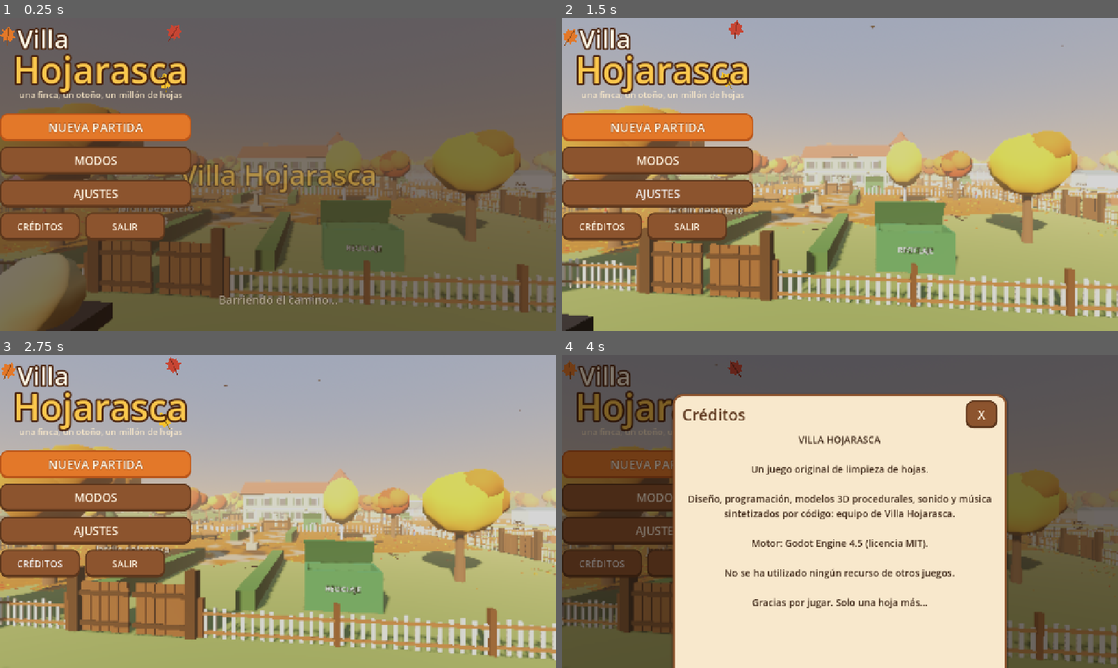
Above: before the commit, frames 1-4 (two rows, left to right).
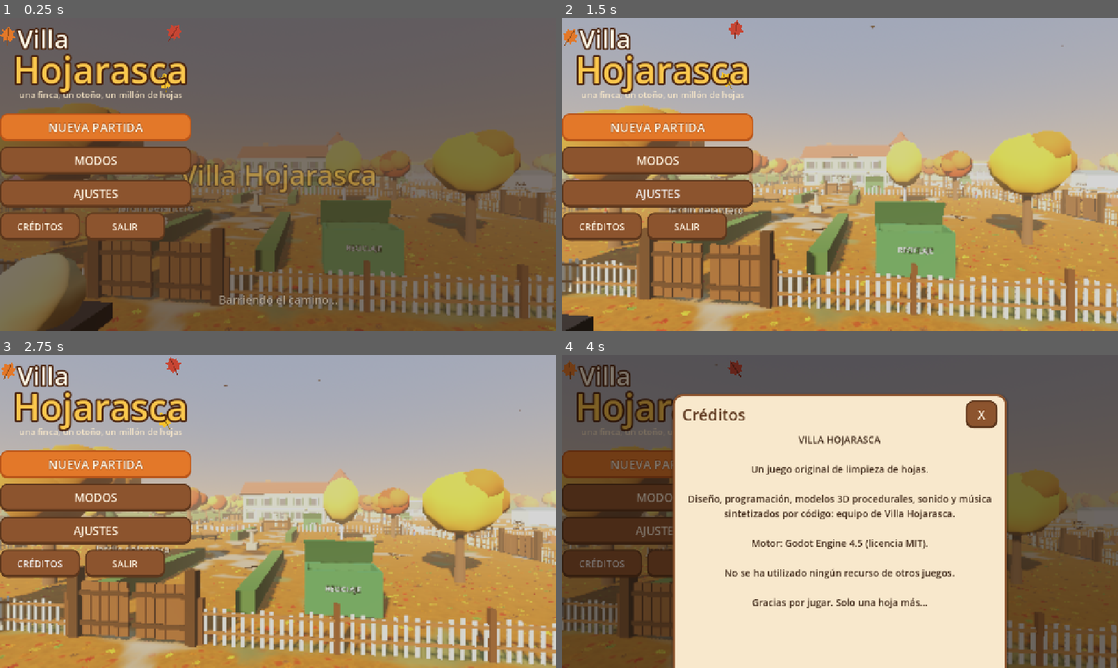
Above: after the commit, the same moments.

Repository: juanyamels-eng/simulacion-hojas
Game: Godot game, scene res://scenes/main.tscn
The game is run twice, just before and just after one commit, with the same random seed, the same clock (stepped at 60 frames per second) and the same inputs.
Inputs (mouse positions are in pixels of both pictures, inside the frame that each line leads up to):
- Up to frame 1 (0.25 s): no input
- Up to frame 2 (1.5 s): tap Enter at 0.5 s; move the mouse to (962, 158) at 0.52 s; hold D 0.53-1.25 s; tap E at 0.6 s; click (962, 158) at 0.67 s; tap Space at 0.77 s; drag from (728, 190) to (812, 237) at 1.27 s
- Up to frame 3 (2.75 s): move the mouse to (333, 442) at 2.02 s; hold D from 2.03 s (still down); tap Tab at 2.1 s
- Up to frame 4 (4 s): release D at 2.75 s; drag from (812, 574) to (673, 464) at 2.77 s; move the mouse to (1006, 558) at 3.52 s; hold A from 3.53 s (still down); tap 2 at 3.6 s; tap Space at 3.77 s

The runs differ from the first frame. In frame 1, 1.9% of the frame differs, in the area x 2-100%, y 50-100%; in frame 2, 19%; in frame 3, 19%, in the area x 0-100%, y 42-100%; in frame 4, 0.7%.

Commit message:
QA visual y ajustes: densidad de hojas, terreno exterior, robot Brizna, HUD compacto
- Corrige el plano exterior que tapaba el suelo de la Entrada (las hojas quedaban ocultas)
- Más hojas en la Entrada con valor ajustado; distribución más uniforme
- Robot Brizna funcional (mejora de automatización)
- Cronómetro del contrarreloj, volver al menú vuelve a la campaña
- HUD inferior compacto y rastrillo con más alcance visible
- Postales recolocadas fuera de objetos sólidos
- Pruebas: 42 comprobaciones, límite de espera para no colgarse

Co-Authored-By: Claude Opus 5.5 <noreply@anthropic.com>
Claude-Session: https://claude.ai/code/session_013Wu7zQtcXeDcr3xz1pviqF

Diff:
--- a/scripts/data/game_data.gd
+++ b/scripts/data/game_data.gd
@@ -88,7 +88,7 @@
 	"rake_grip": {"cat": "rake", "name": "Adherencia", "desc": "Menos hojas se escapan entre las púas.", "requires": "tool_rake",
 		"costs": [350, 1800, 6000], "values": [0.7, 0.8, 0.9, 0.97], "fmt": "pct"},
 	"rake_reach": {"cat": "rake", "name": "Mango largo", "desc": "Alcance del rastrillo.", "requires": "tool_rake",
-		"costs": [300, 1400, 4500], "values": [1.3, 1.6, 1.9, 2.3], "fmt": "%.1f m"},
+		"costs": [300, 1400, 4500], "values": [1.6, 1.9, 2.2, 2.6], "fmt": "%.1f m"},
 	"tool_blower": {"cat": "blower", "name": "Soplador", "desc": "Un cono de aire que levanta y arrastra hojas.", "requires_zone": "jardin_delantero",
 		"costs": [2500], "values": [0, 1], "fmt": "tool"},
 	"blower_power": {"cat": "blower", "name": "Turbina", "desc": "Más fuerza de empuje.", "requires": "tool_blower",
@@ -158,7 +158,7 @@
 const POSTCARDS := [
 	{"id": "p01", "zone": "entrada", "pos": Vector2(5.5, 59.0), "title": "Me voy unos días",
 		"text": "Querido Brizna: me voy unos días a buscar el Arce de Cobre. Riega los geranios y no dejes que las hojas se acumulen. Vuelvo el martes.\n— C."},
-	{"id": "p02", "zone": "jardin_delantero", "pos": Vector2(-12.5, 27.0), "title": "Árboles que susurran",
+	{"id": "p02", "zone": "jardin_delantero", "pos": Vector2(-13.4, 28.2), "title": "Árboles que susurran",
 		"text": "Querido Brizna: el martes se ha alargado. En las Islas Brumosas los árboles susurran. Literalmente. Uno me ha pedido la hora."},
 	{"id": "p03", "zone": "garaje", "pos": Vector2(35.0, 31.0), "title": "El bidón azul",
 		"text": "Brizna: me cuentan que se derramó el Tónico Otoñal. ¿Es verdad que los árboles no paran de soltar hojas? No toques el bidón azul. Ni lo huelas."},
@@ -174,7 +174,7 @@
 		"text": "Querido Brizna: ¡el Arce de Cobre existe! Sus hojas no caen: se posan. Me llevo una semilla para curar los árboles de casa."},
 	{"id": "p09", "zone": "laberinto", "pos": Vector2(-40.0, -44.0), "title": "Instrucciones del laberinto",
 		"text": "Brizna: el laberinto lo diseñé yo, así que si te pierdes es culpa tuya. Pista: siempre a la izquierda, salvo cuando no."},
-	{"id": "p10", "zone": "invernadero", "pos": Vector2(40.0, -46.0), "title": "Hablarle bajito",
+	{"id": "p10", "zone": "invernadero", "pos": Vector2(38.0, -44.4), "title": "Hablarle bajito",
 		"text": "Querido Brizna: planta la semilla en la maceta grande del invernadero. Hablarle bajito ayuda. Cantarle, no."},
 	{"id": "p11", "zone": "taller_secreto", "pos": Vector2(84.0, -38.0), "title": "El rastrillo de cobre",
 		"text": "Brizna: dejé mi rastrillo de cobre en el taller de abajo. Si alguien restaura la casa, que se lo quede. Se lo habrá ganado."},
--- a/scripts/ui/hud.gd
+++ b/scripts/ui/hud.gd
@@ -108,30 +108,30 @@
 	_bottom = _panel(16)
 	add_child(_bottom)
 	var bv := VBoxContainer.new()
-	bv.add_theme_constant_override("separation", 2)
+	bv.add_theme_constant_override("separation", 0)
 	_bottom.add_child(bv)
-	var trow := HBoxContainer.new()
-	bv.add_child(trow)
-	_tool_name = UITheme.label("Manos", 22, UITheme.INK)
-	trow.add_child(_tool_name)
-	_tool_status = UITheme.label("", 17, UITheme.INK_SOFT)
-	trow.add_child(_tool_status)
 	var brow := HBoxContainer.new()
 	bv.add_child(brow)
+	_tool_name = UITheme.label("Manos", 22, UITheme.INK)
+	brow.add_child(_tool_name)
+	_tool_status = UITheme.label("", 17, UITheme.INK_SOFT)
+	_tool_status.visible = false
+	brow.add_child(_tool_status)
 	var bag_icon := IconView.new()
 	bag_icon.icon = "bag"
 	bag_icon.color = Color(0.2, 0.42, 0.24)
 	bag_icon.custom_minimum_size = Vector2(30, 30)
 	brow.add_child(bag_icon)
 	_bag_bar = ProgressBar.new()
-	_bag_bar.custom_minimum_size = Vector2(240, 22)
+	_bag_bar.custom_minimum_size = Vector2(200, 20)
 	_bag_bar.show_percentage = false
 	_bag_bar.size_flags_vertical = Control.SIZE_SHRINK_CENTER
 	brow.add_child(_bag_bar)
 	_bag_label = UITheme.label("0 / 50", 20, UITheme.INK)
 	brow.add_child(_bag_label)
-	_carry = UITheme.label("", 18, UITheme.ACCENT_DARK)
+	_carry = UITheme.label("", 17, UITheme.ACCENT_DARK)
 	bv.add_child(_carry)
+	_bottom.add_theme_stylebox_override("panel", UITheme.box(Color(UITheme.PAPER, 0.85), 14, UITheme.WOOD, 3, 10, true))
 
 	_prompt = UITheme.outlined("", 22)
 	_prompt.horizontal_alignment = HORIZONTAL_ALIGNMENT_CENTER
@@ -192,8 +192,9 @@
 	_bottom.position = Vector2(_safe.get_center().x - bsize.x * 0.5, _safe.end.y - bsize.y)
 	if p.bags.is_carrying():
 		_carry.text = "Llevas una bolsa de %d hojas: lánzala o llévala al contenedor" % p.bags.held_leaves
+		_carry.visible = true
 	else:
-		_carry.text = ""
+		_carry.visible = false
 	# Texto de interacción encima del botón.
 	var ib := touch._btn("interact")
 	_prompt.text = p.prompt
@@ -216,6 +217,10 @@
 		var bs := _banner.get_combined_minimum_size()
 		_banner.size = bs
 		_banner.position = Vector2(_safe.get_center().x - bs.x * 0.5, _safe.position.y + vs_h() * 0.2)
+	if GameManager.is_time_attack() and p.get_parent().has_method("time_attack_seconds"):
+		var secs: float = p.get_parent().time_attack_seconds()
+		_banner.text = "%d:%02d" % [int(secs) / 60, int(secs) % 60]
+		_banner_t = 1.3
 	_fps.visible = SettingsManager.get_value("show_fps", false)
 	if _fps.visible:
 		_fps.text = "%d FPS · %s · %d hojas activas" % [Engine.get_frames_per_second(), PerformanceManager.preset()["name"], p.leaf_manager.sim.active_n]
--- a/scripts/ui/ui_manager.gd
+++ b/scripts/ui/ui_manager.gd
@@ -186,6 +186,10 @@
 func return_to_menu() -> void:
 	SaveManager.save_game()
 	GameManager.in_game = false
+	GameManager.mode = "campaign"
+	GameManager.time_attack_zone = ""
+	SaveManager.slot = "campaign"
+	GameManager.requested_new = not SaveManager.has_save("campaign")
 	GameManager.skip_menu = false
 	get_tree().paused = false
 	get_tree().reload_current_scene()
--- /dev/null
+++ b/scripts/world/robot_sweeper.gd
@@ -0,0 +1,109 @@
+class_name RobotSweeper
+extends Node3D
+## Brizna, el robot barrehojas: tras repararlo trabaja despacio en la zona donde estés,
+## buscando los grupos de hojas más densos. Ayuda, pero no sustituye al jugador.
+
+var lm: LeafManager
+var player: PlayerController
+var target := Vector3.INF
+var _retarget := 0.0
+var _budget := 0.0
+var _brush: Node3D
+var _bob := 0.0
+
+
+func setup(leaf_manager: LeafManager, p: PlayerController) -> void:
+	lm = leaf_manager
+	player = p
+	var body := MeshInstance3D.new()
+	body.mesh = MeshFactory.sphere(0.45, 12, 8)
+	body.material_override = MeshFactory.mat(Color(0.75, 0.78, 0.8), 0.4)
+	body.position.y = 0.5
+	body.scale = Vector3(1, 0.85, 1)
+	add_child(body)
+	var head := MeshInstance3D.new()
+	head.mesh = MeshFactory.sphere(0.27, 10, 6)
+	head.material_override = MeshFactory.mat(Color(0.85, 0.88, 0.9), 0.4)
+	head.position.y = 1.0
+	add_child(head)
+	for sx in [-0.1, 0.1]:
+		var eye := MeshInstance3D.new()
+		eye.mesh = MeshFactory.sphere(0.05, 6, 4)
+		eye.material_override = MeshFactory.mat(Color(0.3, 0.8, 1.0), 0.3, 2.0)
+		eye.position = Vector3(sx, 1.03, -0.24)
+		add_child(eye)
+	_brush = Node3D.new()
+	_brush.position = Vector3(0, 0.08, -0.35)
+	add_child(_brush)
+	for k in 6:
+		var bristle := MeshInstance3D.new()
+		bristle.mesh = MeshFactory.box(Vector3(0.5, 0.05, 0.06))
+		bristle.material_override = MeshFactory.mat(Color(0.85, 0.6, 0.25))
+		bristle.rotation.y = k * PI / 6.0
+		_brush.add_child(bristle)
+	visible = false
+
+
+func _process(delta: float) -> void:
+	if UpgradeManager.get_level("robot") <= 0 or not GameManager.in_game:
+		visible = false
+		return
+	var zid := AreaManager.current_zone
+	if zid == "" or GameData.zone_by_id(zid).get("secret", false):
+		return
+	var rect: Rect2 = GameData.zone_by_id(zid)["rect"]
+	if not visible or not rect.has_point(Vector2(global_position.x, global_position.z)):
+		# Se teletransporta junto al jugador cuando cambias de zona.
+		var p := player.global_position + player.global_transform.basis.x * 1.5
+		global_position = Vector3(p.x, lm.sim.height_at(p.x, p.z), p.z)
+		visible = true
+		target = Vector3.INF
+	_retarget -= delta
+	if target == Vector3.INF or _retarget <= 0.0 or global_position.distance_to(target) < 0.4:
+		_retarget = 4.0
+		target = _pick_target(rect)
+	var speed := 1.1 * float(UpgradeManager.get_value("robot_speed"))
+	var to := target - global_position
+	to.y = 0.0
+	if to.length() > 0.05:
+		var step := to.normalized() * minf(speed * delta, to.length())
+		var np := global_position + step
+		if lm.terrain.is_solid(np.x, np.z):
+			target = Vector3.INF
+		else:
+			global_position = Vector3(np.x, lm.sim.height_at(np.x, np.z), np.z)
+			look_at(global_position - step.normalized(), Vector3.UP)
+	_brush.rotation.y += delta * 12.0
+	_bob += delta
+	var sim := lm.sim
+	var mouth := global_position + Vector3(0, 0.2, 0)
+	sim.suck_pos[LeafManager.P_ROBOT] = mouth
+	sim.suck_acc[LeafManager.P_ROBOT] = 10.0
+	_budget += 6.0 * float(UpgradeManager.get_value("robot_speed")) * delta
+	var n := int(_budget)
+	if n > 0:
+		_budget -= n
+		sim.capture_radius(mouth, 1.1, n, LeafManager.P_ROBOT, 1.0)
+	var got := sim.take_arrived(LeafManager.P_ROBOT)
+	if got.x > 0:
+		EconomyManager.deposit_leaves(got.y)
+		ProgressManager.add_stat("leaves_collected", got.x)
+
+
+func _pick_target(rect: Rect2) -> Vector3:
+	var sim := lm.sim
+	var best := Vector3.INF
+	var best_n := 0
+	for k in 40:
+		var x := randf_range(rect.position.x + 1.0, rect.end.x - 1.0)
+		var z := randf_range(rect.position.y + 1.0, rect.end.y - 1.0)
+		var c := sim.cell_index(x, z)
+		if c < 0 or sim.solid[c] != 0:
+			continue
+		var cnt := sim.count_in_radius(Vector3(x, 0, z), 1.0)
+		if cnt > best_n:
+			best_n = cnt
+			best = Vector3(x, sim.height_at(x, z), z)
+	if best == Vector3.INF:
+		return global_position
+	return best
--- a/scripts/world/terrain.gd
+++ b/scripts/world/terrain.gd
@@ -7,6 +7,7 @@
 const POOL := Rect2(31, -14, 18, 13)          # piscina vacía (x, z, ancho, fondo)
 const SECRET := Rect2(68, -46, 26, 22)        # taller subterráneo
 const SECRET_FLOOR := -20.0
+const OUTER_Y := -1.0                         # campo exterior, por debajo de cualquier punto de la finca
 
 var gw := 0
 var gh := 0
@@ -219,7 +220,7 @@
 	var pm := PlaneMesh.new()
 	pm.size = Vector2(520, 520)
 	outer.mesh = pm
-	outer.position = Vector3(0, -0.06, 0)
+	outer.position = Vector3(0, OUTER_Y, 0)
 	var om := StandardMaterial3D.new()
 	om.albedo_color = Color(0.43, 0.5, 0.24)
 	om.roughness = 1.0
--- a/scripts/world/world.gd
+++ b/scripts/world/world.gd
@@ -17,6 +17,7 @@
 var rain: CPUParticles3D
 var gates := {}
 var ducts: Array[SuctionDuct] = []
+var robot: RobotSweeper
 var menu_mode := false
 var day_t := 0.12
 var _menu_t := 0.0
@@ -67,6 +68,9 @@
 		player.apply_state(GameManager.player_state)
 	else:
 		player.teleport(GameData.START_POS, 0.0)
+	robot = RobotSweeper.new()
+	add_child(robot)
+	robot.setup(leaf_manager, player)
 	_zone_clean.resize(12)
 	for zid in AreaManager.completed:
 		_restore_zone(zid, false)
--- a/scripts/world/world_builder.gd
+++ b/scripts/world/world_builder.gd
@@ -125,7 +125,7 @@
 func tree(x: float, z: float, scale: float = 1.0, kind: int = -1, collide: bool = true) -> void:
 	if kind < 0:
 		kind = 0 if rng.randf() < 0.65 else (1 if rng.randf() < 0.6 else 2)
-	var y := gy(x, z)
+	var y := gy(x, z) if collide else Terrain.OUTER_Y
 	var s := scale * rng.randf_range(0.85, 1.15)
 	if kind == 2:
 		add("trunk", C_TRUNK, Vector3(x, y + 1.0 * s, z), Vector3(0.35, 2.0, 0.35) * s)
@@ -882,13 +882,14 @@
 
 func _outside() -> void:
 	# Carretera, casas vecinas y bosque alrededor de la finca.
-	add("box", Color(0.3, 0.3, 0.32), Vector3(0, -0.02, 73), Vector3(260, 0.05, 7), 0.0, false)
+	var oy := Terrain.OUTER_Y
+	add("box", Color(0.3, 0.3, 0.32), Vector3(0, oy + 0.02, 73), Vector3(260, 0.05, 7), 0.0, false)
 	for k in 16:
-		add("box", Color(0.95, 0.9, 0.7), Vector3(-120 + k * 16.0, 0.02, 73), Vector3(5.0, 0.03, 0.2), 0.0, false)
+		add("box", Color(0.95, 0.9, 0.7), Vector3(-120 + k * 16.0, oy + 0.05, 73), Vector3(5.0, 0.03, 0.2), 0.0, false)
 	for hx in [-45.0, -10.0, 30.0, 65.0]:
 		var hcol := Color(0.85, 0.78, 0.65) if rng.randf() < 0.5 else Color(0.75, 0.6, 0.52)
-		add("box", hcol, Vector3(hx, 3.0, 92), Vector3(10, 6, 8))
-		add_basis("prism", Color(0.45, 0.25, 0.2), Vector3(hx, 7.5, 92), Basis(Vector3.UP, PI * 0.5) * Basis.from_scale(Vector3(9, 3, 11)))
+		add("box", hcol, Vector3(hx, oy + 3.0, 92), Vector3(10, 6, 8))
+		add_basis("prism", Color(0.45, 0.25, 0.2), Vector3(hx, oy + 7.5, 92), Basis(Vector3.UP, PI * 0.5) * Basis.from_scale(Vector3(9, 3, 11)))
 	var bounds := Rect2(-62, -64, 124, 130)
 	var x := -105.0
 	while x <= 105.0:
--- a/tests/screenshots.gd
+++ b/tests/screenshots.gd
@@ -51,8 +51,8 @@
 	UpgradeManager.levels["rake_width"] = 3
 	UpgradeManager.levels["rake_capacity"] = 4
 	p.tools.select("rake")
-	p.teleport(Vector3(-15, 0.3, 61), 0.0)
-	p.cam.pitch = -0.35
+	p.teleport(Vector3(6.5, 0.3, 50.5), PI * 0.5)
+	p.cam.pitch = -0.5
 	InputState.action_held = true
 	InputState.move = Vector2(0, 1)
 	await frames(200)
@@ -60,8 +60,8 @@
 	await frames(40)
 	await shot("04_rastrillo")
 	InputState.action_held = false
-	p.teleport(p.global_position + Vector3(2.5, 0, 1.5), 0.9)
-	p.cam.pitch = -0.4
+	p.teleport(p.global_position + Vector3(-2.0, 0, 3.5), 2.4)
+	p.cam.pitch = -0.35
 	await frames(30)
 	await shot("05_monton")
 	# Soplador.
--- a/tests/test_runner.gd
+++ b/tests/test_runner.gd
@@ -33,13 +33,20 @@
 	main = load("res://scenes/main.tscn").instantiate()
 	get_tree().root.add_child.call_deferred(main)
 	await frames(5)
+	var guard := 0
 	while GameManager.world == null or not GameManager.in_game:
 		await frames(1)
+		guard += 1
+		if guard > 1800:
+			print("  FAIL el mundo no llegó a cargarse")
+			get_tree().quit(1)
+			return
 	print("Mundo construido en %d ms" % (Time.get_ticks_msec() - t0))
 	var world: World = GameManager.world
 	var p: PlayerController = world.player
 	var sim: LeafSimulationSystem = world.leaf_manager.sim
 	ok(sim.n > 30000, "hojas generadas: %d" % sim.n)
+	ok(world.robot != null and not world.robot.visible, "robot Brizna creado (inactivo hasta repararlo)")
 	ok(AreaManager.initial.get("entrada", 0) > 2400, "hojas en Entrada: %s" % AreaManager.initial.get("entrada", 0))
 	ok(AreaManager.pct("entrada") == 0.0, "Entrada empieza al 0 %")
 	ok(p.is_on_floor() or true, "jugador creado")
@@ -182,8 +189,14 @@
 	main = load("res://scenes/main.tscn").instantiate()
 	get_tree().root.add_child(main)
 	await frames(5)
+	guard = 0
 	while GameManager.world == null or not GameManager.in_game or GameManager.world == world:
 		await frames(1)
+		guard += 1
+		if guard > 1800:
+			print("  FAIL la partida no se recargó")
+			get_tree().quit(1)
+			return
 	world = GameManager.world
 	sim = world.leaf_manager.sim
 	ok(absf(EconomyManager.money - money_saved) < 1.0, "dinero recuperado (%.0f)" % EconomyManager.money)
Not shown, added: scripts/world/robot_sweeper.gd.uid
Not shown, added: tests/screenshots.gd.uid
